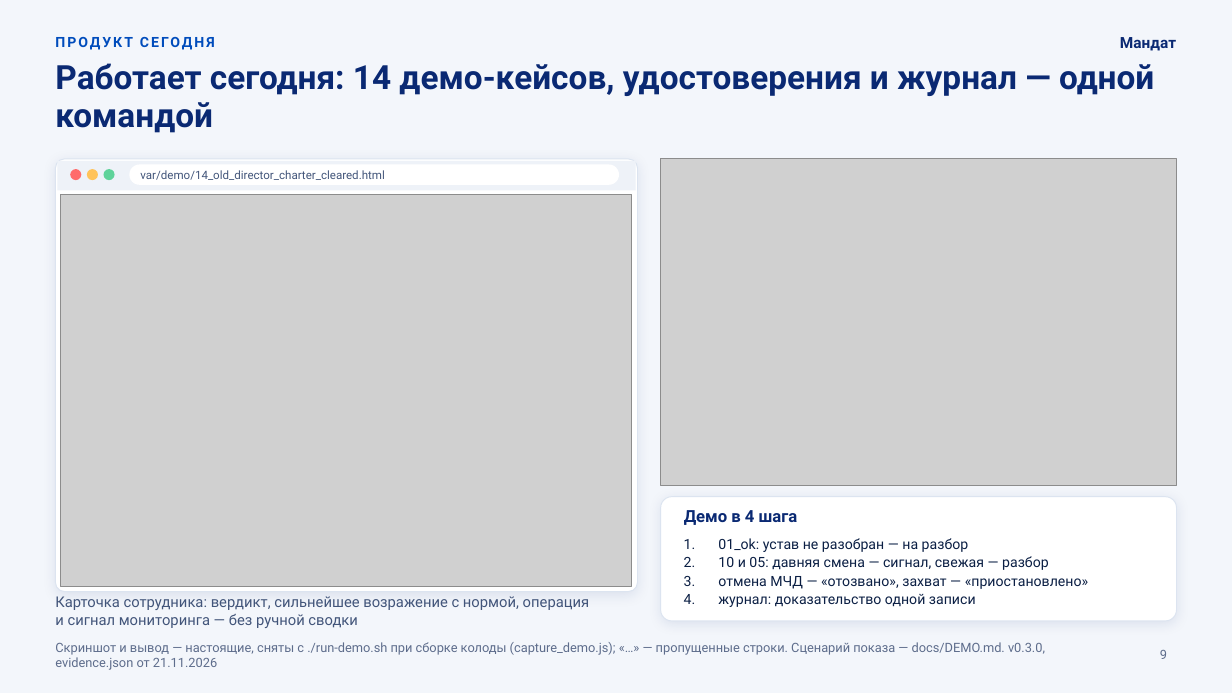
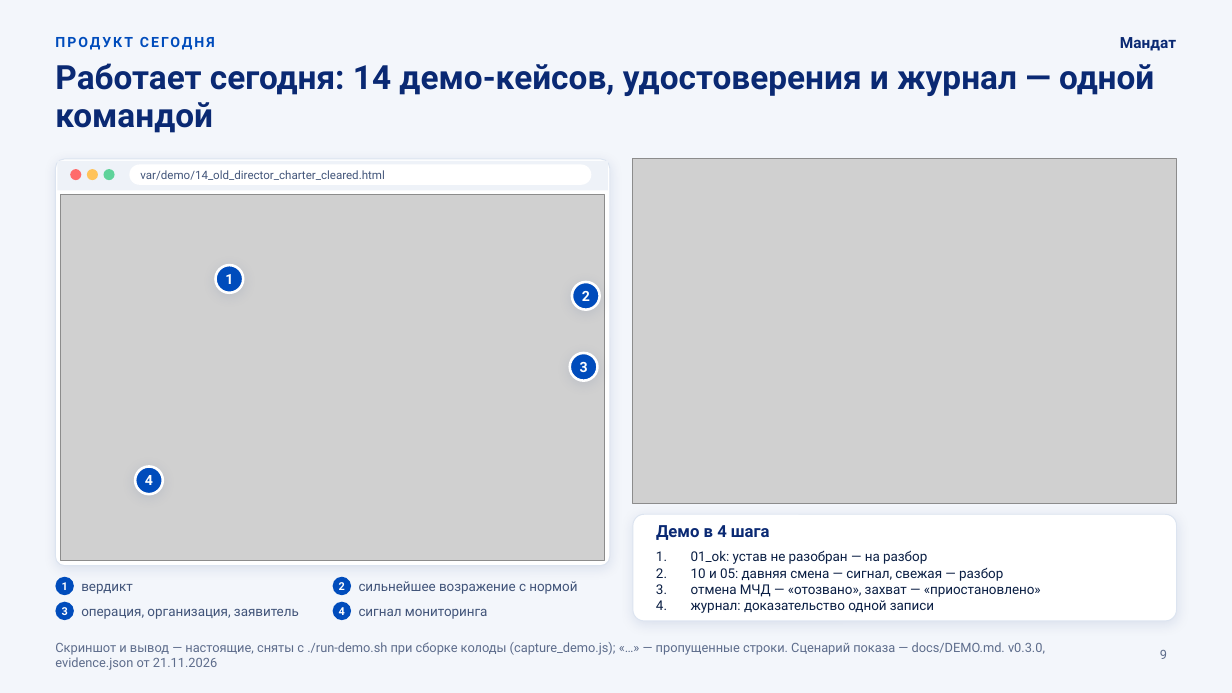
Before and after one commit to KonkovDV/Mandat, a slide deck: slide 9 of submission/slides/Mandat_VTB.pptx. Drawn at 1232x693 pixels with LibreOffice and Linux fonts; fonts in the diff are those of the drawing; grey boxes stand for pictures; background and template pictures are left out. Boxes give left, top, right and bottom in pixels: in the first picture for what was removed or moved away, otherwise in the second. Text is boxed around its words. In the diff, an @@ line names an element or a change of style, - is before the commit and + after.

```diff
--- a/submission/slides/Mandat_VTB.pptx
+++ b/submission/slides/Mandat_VTB.pptx
@@ rounded rectangle resized from (x1=55, y1=159, x2=638, y2=592) to (x1=55, y1=159, x2=610, y2=566) @@
@@ rounded rectangle at (x1=55, y1=159, x2=610, y2=566): proportions changed @@
@@ rectangle resized from (x1=57, y1=161, x2=636, y2=190) to (x1=57, y1=161, x2=608, y2=190) @@
@@ rounded rectangle resized from (x1=129, y1=165, x2=619, y2=185) to (x1=129, y1=165, x2=592, y2=185) @@
@@ picture resized from (x1=661, y1=159, x2=1177, y2=486) to (x1=633, y1=159, x2=1177, y2=504) @@
@@ picture resized from (x1=61, y1=194, x2=632, y2=586) to (x1=61, y1=194, x2=604, y2=560) @@
@@ ellipse added at (x1=215, y1=265, x2=243, y2=293), fill #004CBC, outline #FFFFFF 2 pt @@
@@ text added at (x1=225, y1=274, x2=233, y2=284), 11 pt, text #FFFFFF, bold @@
+1
@@ ellipse added at (x1=572, y1=282, x2=600, y2=310), fill #004CBC, outline #FFFFFF 2 pt @@
@@ text added at (x1=582, y1=291, x2=590, y2=301), 11 pt, text #FFFFFF, bold @@
+2
@@ ellipse added at (x1=570, y1=353, x2=598, y2=381), fill #004CBC, outline #FFFFFF 2 pt @@
@@ text added at (x1=580, y1=362, x2=588, y2=372), 11 pt, text #FFFFFF, bold @@
+3
@@ ellipse added at (x1=135, y1=467, x2=163, y2=494), fill #004CBC, outline #FFFFFF 2 pt @@
@@ text added at (x1=145, y1=475, x2=153, y2=485), 11 pt, text #FFFFFF, bold @@
+4
@@ rounded rectangle at (x1=633, y1=515, x2=1177, y2=621): proportions changed @@
@@ rounded rectangle resized from (x1=661, y1=497, x2=1177, y2=621) to (x1=633, y1=515, x2=1177, y2=621) @@
@@ text "Демо в 4 шага" moved from (x1=684, y1=510, x2=798, y2=525) to (x1=656, y1=525, x2=770, y2=540) @@
@@ text "01_ok: устав не разобран — ..." moved from (x1=718, y1=538, x2=1089, y2=607) to (x1=691, y1=550, x2=1041, y2=613) @@
@@ text "01_ok: устав не разобран — ..." at (x1=691, y1=550, x2=1041, y2=613): size 11 to 10.5 pt; less space between paragraphs @@
@@ text removed at (x1=55, y1=596, x2=589, y2=628) @@
-Карточка сотрудника: вердикт, сильнейшее возражение с нормой, операция и сигнал мониторинга — без ручной сводки
@@ ellipse added at (x1=55, y1=577, x2=74, y2=595), fill #004CBC @@
@@ text added at (x1=62, y1=582, x2=68, y2=590), 8.5 pt, text #FFFFFF, bold @@
+1
@@ text added at (x1=81, y1=584, x2=133, y2=594), 10.5 pt, text #42557A @@
+вердикт
@@ ellipse added at (x1=333, y1=577, x2=351, y2=595), fill #004CBC @@
@@ text added at (x1=339, y1=582, x2=345, y2=590), 8.5 pt, text #FFFFFF, bold @@
+2
@@ text added at (x1=359, y1=581, x2=577, y2=594), 10.5 pt, text #42557A @@
+сильнейшее возражение с нормой
@@ ellipse added at (x1=55, y1=602, x2=74, y2=620), fill #004CBC @@
@@ text added at (x1=62, y1=607, x2=68, y2=615), 8.5 pt, text #FFFFFF, bold @@
+3
@@ text added at (x1=81, y1=609, x2=299, y2=619), 10.5 pt, text #42557A @@
+операция, организация, заявитель
@@ ellipse added at (x1=333, y1=602, x2=351, y2=620), fill #004CBC @@
@@ text added at (x1=339, y1=607, x2=345, y2=615), 8.5 pt, text #FFFFFF, bold @@
+4
@@ text added at (x1=359, y1=609, x2=488, y2=619), 10.5 pt, text #42557A @@
+сигнал мониторинга
```
Also in this commit, not shown: 4 other slides changed, 2 other files.
